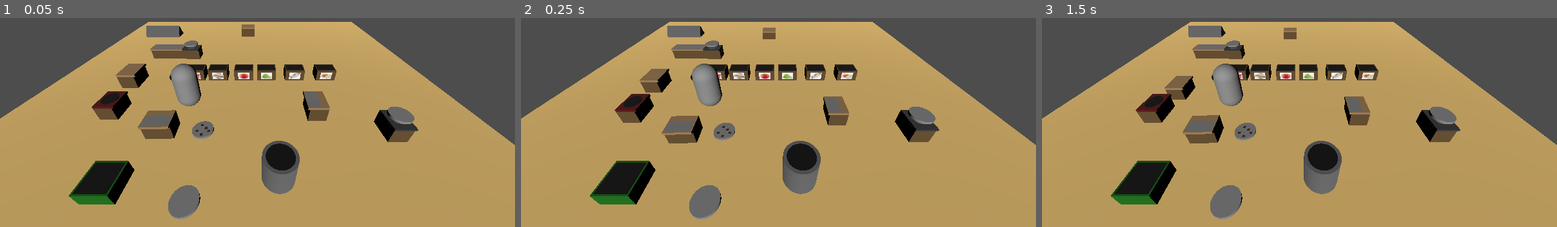
Above: before the commit, frames 1-3 (left to right).
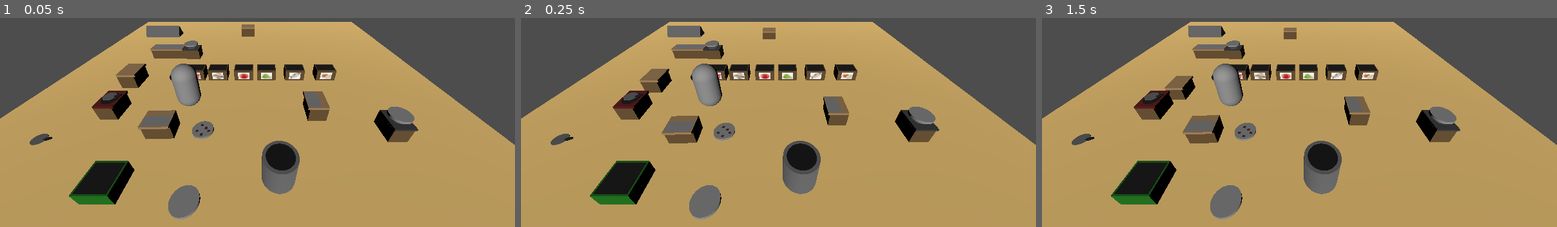
Above: after the commit, the same moments.

Repository: ChiefCharpa/Godot-Overcooked
Game: Godot game, scene res://Level.tscn
Two runs of this game, one before a commit and one after it. Both use one fixed random seed, a clock stepped at 60 frames per second and the inputs below.
Inputs:
- Up to frame 1 (0.05 s): no input
- Up to frame 2 (0.25 s): no input
- Up to frame 3 (1.5 s): hold E (Interaction_Select) 0.53-1.28 s; tap X (Chop) at 0.77, 1.07 s; tap F (Throw_Item) at 0.8, 1.35 s; tap Enter at 1.25 s

The runs differ from the first frame. In frame 1, 0.2% of the frame differs, in the area x 5-26%, y 34-61%; in frame 2, 0.6%; in frame 3, 0.6%.

Commit message:
Interaction Rework
Shouldnt break anything, I made it so now if you are holding a plate and there is something to pick up, it gets picked up on the plate

Diff:
--- a/overcooked/InteractionChecker.gd
+++ b/overcooked/InteractionChecker.gd
@@ -28,16 +28,20 @@
 			if body_to_activate.has_method("Iscuttingboard"):
 				resource_type = body.get_some_variable()
 				body_to_activate.call("_chop",self.get_parent())
-
+	print(body_to_activate)
 	#checks if 'e' is pressed, if there is not an interatable obj, if the item in front is type food
 	#and that theres an item in the invt
-	if ((Input.is_action_just_pressed("Interaction_Select") and (body_to_activate == null or resource_type == "Food")) or Input.is_action_just_pressed("Throw_Item"))  and player_inventory.resources_inventory.size() != 0 and not action_processed:
+	if ((Input.is_action_just_pressed("Interaction_Select") and (body_to_activate == null or resource_type == "Food")) #if you pressed e and youre interacting with nothing or food,
+	or (Input.is_action_just_pressed("Throw_Item")) #or you pressed f
+	and player_inventory.resources_inventory.size() != 0) and (player_inventory.heldVegetable != null and player_inventory.heldVegetable.get_some_variable() != "Plate") and not action_processed: # and your holding something other than a plate
 		inventory_node._drop_item(force) #calls the drop_item method
 		action_processed = true #set action_processed to true
 	#checks if 'e' is pressed, there is an item in the area and that there is no ation currently being processed
 	elif Input.is_action_pressed("Interaction_Select") and body_to_activate and not action_processed:
 		action_processed = true #sets action_processed to true
-		if resource_type == "Food":
+		if player_inventory.heldVegetable != null and resource_type == "Food" and player_inventory.heldVegetable.get_some_variable() == "Plate":
+			player_inventory.heldVegetable.add_to_plate(body_to_activate, player_inventory)
+		elif resource_type == "Food":
 			body_to_activate.call("_activate", player_inventory) #calls the _activate method
 
 		elif resource_type == "Interactable":
@@ -50,7 +54,9 @@
 				body_to_activate.call("add_vegetable",player_inventory.heldVegetable,player_inventory) #call add vegetable
 			elif player_inventory.heldVegetable == null:
 				body_to_activate.call("pickup",player_inventory)
-
+	elif Input.is_action_just_pressed("Interaction_Select") and (body_to_activate == null or resource_type == "Food") or Input.is_action_just_pressed("Throw_Item") and player_inventory.resources_inventory.size() != 0:
+		inventory_node._drop_item(force)
+		action_processed = true
 	#resets action_processed to false when interaction select action is not pressed
 	elif not Input.is_action_pressed("Interaction_Select"):
 		action_processed = false
--- a/overcooked/Inventory.gd
+++ b/overcooked/Inventory.gd
@@ -68,7 +68,6 @@
 		can_pickup = true
 
 ##these 2 functions can be mixed together but it will be complex
-
 func _place_item(currentCounter: NodePath):
 	if heldVegetable != null:
 		if currentCounter != null and get_tree().get_root().has_node(currentCounter):
--- a/overcooked/Level.tscn
+++ b/overcooked/Level.tscn
@@ -17,6 +17,7 @@
 [ext_resource type="PackedScene" uid="uid://dki8m5mfco4f3" path="res://Objects/Containers/Plate_Dirty.tscn" id="15_esphl"]
 [ext_resource type="PackedScene" uid="uid://brlop6qo3v6ib" path="res://Objects/Counters/service_counter.tscn" id="16_dcckh"]
 [ext_resource type="PackedScene" uid="uid://3aegjuif6mfk" path="res://Objects/Counters/stove.tscn" id="17_jftiw"]
+[ext_resource type="PackedScene" uid="uid://bfe3tv3qc0jnn" path="res://Objects/Containers/Pan.tscn" id="18_jftiw"]
 
 [sub_resource type="PlaneMesh" id="PlaneMesh_dppq4"]
 
@@ -95,9 +96,13 @@
 
 [node name="Plate_Dirty" parent="." instance=ExtResource("15_esphl")]
 transform = Transform3D(1, 0, 0, 0, 1, 0, 0, 0, 1, -1.34632, 0.135989, 3.88029)
+script = null
 
 [node name="Service_Counter" parent="." instance=ExtResource("16_dcckh")]
 transform = Transform3D(-0.0157248, 0, -0.999876, 0, 1, 0, 0.999876, 0, -0.0157248, -4.968, 0.3, -2.524)
 
 [node name="Stove" parent="." instance=ExtResource("17_jftiw")]
 transform = Transform3D(1, 0, 0, 0, 1, 0, 0, 0, 1, -5.23655, 0.461903, 2.89116)
+
+[node name="Pan" parent="." instance=ExtResource("18_jftiw")]
+transform = Transform3D(1, 0, 0, 0, 1, 0, 0, 0, 1, -7.15086, 0.155202, 4.3413)
--- /dev/null
+++ b/overcooked/Objects/Containers/Container Scripts/Pan.gd
@@ -0,0 +1,42 @@
+extends RigidBody3D
+
+var resource_type
+var held_vegetables = null
+
+func _ready():
+	self.freeze = true
+	resource_type = "Plate" # Define the plate as a container
+
+func add_vegetable(veg: Node3D,player_inventory):
+	if veg.resource_type == "Food" and held_vegetables == null:
+		held_vegetables = veg.name
+		var newveg = Global.VegDictionary.get(veg.name).instantiate()
+		player_inventory.deletehelditem()
+		add_child(newveg)
+		var offset = Vector3(0, 0.1, 0)
+		newveg.freeze = true
+		newveg.get_node("CollisionShape3D").disabled = true
+		newveg.transform.origin = offset
+func clear_plate():
+	if held_vegetables != null:
+		for child in get_children():
+				if child.name == held_vegetables:
+					child.queue_free()
+					held_vegetables = null
+
+
+func pickup(player_inventory):
+	player_inventory.add_container(self)
+
+func place(player_inventory):
+	player_inventory._drop_item(0)
+
+func _activate():
+	pass
+
+func get_some_variable():
+	return resource_type
+func freeme():
+	queue_free()
+func ispan():
+	pass
--- a/overcooked/Objects/Containers/Container Scripts/Plate.gd
+++ b/overcooked/Objects/Containers/Container Scripts/Plate.gd
@@ -1,6 +1,5 @@
 extends RigidBody3D
 
-class_name Plate
 var resource_type
 var held_vegetables: Array = []
 var childlist: Array = []
@@ -12,6 +11,16 @@
 		childlist.append(child.name)
 
 
+func add_to_plate(veg: Node3D, player_inventory):
+	if veg.resource_type == "Food":
+		held_vegetables.append(veg.name)
+		veg.queue_free()
+		var newveg = Global.VegDictionary.get(veg.name).instantiate()
+		add_child(newveg)
+		var offset = Vector3(0, 0.1 + 0.2 * held_vegetables.size(), 0)
+		newveg.freeze = true
+		newveg.get_node("CollisionShape3D").disabled = true
+		newveg.transform.origin = offset
 func add_vegetable(veg: Node3D,player_inventory):
 	if veg.resource_type == "Food":
 		held_vegetables.append(veg.name)
--- /dev/null
+++ b/overcooked/Objects/Containers/Pan.tscn
@@ -0,0 +1,32 @@
+[gd_scene load_steps=7 format=3 uid="uid://bfe3tv3qc0jnn"]
+
+[ext_resource type="Script" uid="uid://d0uyeyrwebkal" path="res://Objects/Containers/Container Scripts/Pan.gd" id="1_d3jei"]
+
+[sub_resource type="CylinderMesh" id="CylinderMesh_aktyp"]
+
+[sub_resource type="StandardMaterial3D" id="StandardMaterial3D_aktyp"]
+albedo_color = Color(0.377919, 0.377919, 0.377919, 1)
+
+[sub_resource type="CylinderShape3D" id="CylinderShape3D_d3jei"]
+
+[sub_resource type="CapsuleMesh" id="CapsuleMesh_d3jei"]
+
+[sub_resource type="StandardMaterial3D" id="StandardMaterial3D_ko0d4"]
+albedo_color = Color(0, 0, 0, 1)
+
+[node name="Pan" type="RigidBody3D"]
+script = ExtResource("1_d3jei")
+
+[node name="MeshInstance3D" type="MeshInstance3D" parent="."]
+transform = Transform3D(0.5, 0, 0, 0, 0.01, 0, 0, 0, 0.5, 0, 0, 0)
+mesh = SubResource("CylinderMesh_aktyp")
+surface_material_override/0 = SubResource("StandardMaterial3D_aktyp")
+
+[node name="CollisionShape3D" type="CollisionShape3D" parent="."]
+transform = Transform3D(0.5, 0, 0, 0, 0.1, 0, 0, 0, 0.5, 0, 0.0695533, 0)
+shape = SubResource("CylinderShape3D_d3jei")
+
+[node name="MeshInstance3D2" type="MeshInstance3D" parent="."]
+transform = Transform3D(0.034202, 0.187939, 0, -0.0939693, 0.068404, 0, 0, 0, 0.1, 0.334698, 0.0316562, 0.00738776)
+mesh = SubResource("CapsuleMesh_d3jei")
+surface_material_override/0 = SubResource("StandardMaterial3D_ko0d4")
--- a/overcooked/Objects/Containers/Plate_Dirty.tscn
+++ b/overcooked/Objects/Containers/Plate_Dirty.tscn
@@ -1,6 +1,6 @@
 [gd_scene load_steps=6 format=3 uid="uid://dki8m5mfco4f3"]
 
-[ext_resource type="Script" uid="uid://b7t6fyf3h3hu6" path="res://Objects/Containers/plate_dirty.gd" id="1_wyc47"]
+[ext_resource type="Script" uid="uid://b7t6fyf3h3hu6" path="res://Objects/Containers/Container Scripts/plate_dirty.gd" id="1_wyc47"]
 
 [sub_resource type="CylinderShape3D" id="CylinderShape3D_xik1j"]
 
--- a/overcooked/Objects/Counters/Scripts/cutting_board_Script.gd
+++ b/overcooked/Objects/Counters/Scripts/cutting_board_Script.gd
@@ -6,9 +6,12 @@
 var veg
 var playerref
 var chopping = false
+var childlist : Array = []
 @onready var timer = $Timer
 
 func _ready():
+	for child in get_children():
+		childlist.append(child.name)
 	inventory_node = get_node("/root/LevelNode/Player/Inventory")
 	currentCounter = self
 
@@ -33,11 +36,12 @@
 # Function to activate and interact with all counter objects
 func _activate():
 	if inventory_node:
-		if inventory_node.resources_inventory.size() > 0:
+		if inventory_node.resources_inventory.size() > 0 and inventory_node.heldVegetable.get_some_variable() == "Food":
 			inventory_node._place_item(currentCounter.get_path())  # Passing the NodePath of the current counter
-		##if player holds nothing, while there is a food item on cutting board
-			##lock the player in front of the cutting board
-			##when player press 'x' chop
+		elif inventory_node.resources_inventory.size() > 0 and inventory_node.heldVegetable.get_some_variable() == "Plate":
+			for child in get_children():
+				if !childlist.has(child.name):
+					inventory_node.heldVegetable.add_to_plate(child,inventory_node)
 	else:
 		print("Player node is not set")
 ##func process
--- /dev/null
+++ b/overcooked/Objects/Counters/Scripts/stove.gd
@@ -0,0 +1,25 @@
+extends RigidBody3D
+var resource_type = "Interactable"
+var inventory_node
+var currentCounter
+func _ready() -> void:
+	await get_tree().process_frame
+	inventory_node = get_node("/root/LevelNode/Player/Inventory")
+	currentCounter = self
+	self.freeze = true
+	spawn()
+
+func spawn():
+		var spawned = preload("res://Objects/Containers/Pan.tscn").instantiate()
+		spawned.global_position = self.global_position + Vector3(0,0.45,0.7)
+		get_parent().get_parent().add_child(spawned)
+
+func _activate():
+	if inventory_node:
+		if inventory_node.resources_inventory.size() > 0:
+			if inventory_node.heldVegetable.has_method("ispan"):
+				inventory_node._place_item(currentCounter.get_path())  # Passing the NodePath of the current counter
+	else:
+		print("Player node is not set")
+func get_some_variable():
+	return resource_type
--- a/overcooked/Objects/Counters/stove.tscn
+++ b/overcooked/Objects/Counters/stove.tscn
@@ -1,4 +1,6 @@
-[gd_scene load_steps=8 format=3 uid="uid://3aegjuif6mfk"]
+[gd_scene load_steps=9 format=3 uid="uid://3aegjuif6mfk"]
+
+[ext_resource type="Script" uid="uid://y81a7ybgehdo" path="res://Objects/Counters/Scripts/stove.gd" id="1_a3nav"]
 
 [sub_resource type="BoxMesh" id="BoxMesh_ytds0"]
 
@@ -21,6 +23,7 @@
 [node name="Stove" type="Node3D"]
 
 [node name="Stove_RigidBody3D" type="RigidBody3D" parent="."]
+script = ExtResource("1_a3nav")
 
 [node name="MeshInstance3D" type="MeshInstance3D" parent="Stove_RigidBody3D"]
 transform = Transform3D(0.723, 0, 0, 0, 0.596, 0, 0, 0, 1, 0, 0, 0)
--- a/overcooked/global.gd
+++ b/overcooked/global.gd
@@ -17,6 +17,7 @@
 	"Chopped_Meat" : preload("res://Objects/Food preloads/Chopped/Chopped_Meat.tscn"),
 	"Cooked_Fish" : preload("res://Objects/Food preloads/Cooked/Cooked_Fish.tscn"),
 	"Cooked_Meat" : preload("res://Objects/Food preloads/Cooked/Cooked_Meat.tscn")
+
 	}
 var Veglist = VegDictionary.keys()
 # Called when the node enters the scene tree for the first time.
Not shown: 1 places in overcooked/Level.tscn that only renumber resources
Not shown, added: overcooked/Objects/Containers/Container Scripts/Pan.gd.uid
Renamed: overcooked/Objects/Containers/plate_dirty.gd -> overcooked/Objects/Containers/Container Scripts/plate_dirty.gd
Renamed: overcooked/Objects/Containers/plate_dirty.gd.uid -> overcooked/Objects/Containers/Container Scripts/plate_dirty.gd.uid
Not shown, added: overcooked/Objects/Counters/Scripts/stove.gd.uid
Not shown, added: overcooked/Objects/Containers/Pan.tscn1419597215.tmp
